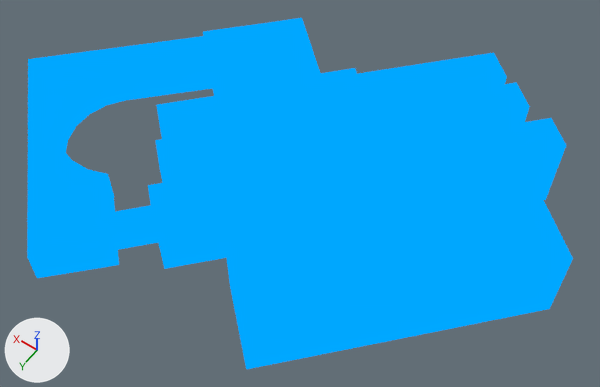
One commit to the glTF model undefined.glb: the scene before it, then after it.
Camera for both pictures: a camera (50 mm lens) standing at (-34.7, 48.5, 85.5) and looking at (0.9, -1.4, 7.2). Lighting does not change. The marker at lower left points along +X, +Y and +Z. Where no turn or scale is listed for an object, it has been applied to the vertices.
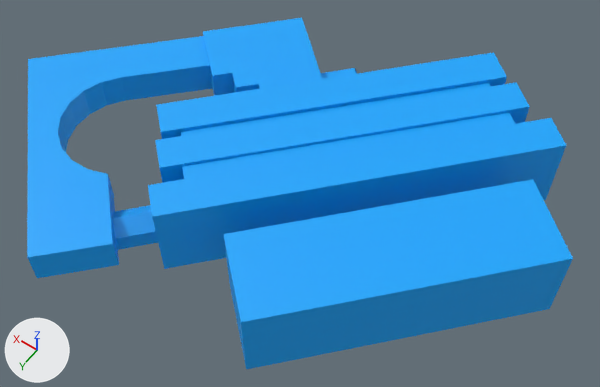
Edits to the bpy script that builds the scene:
```text
Change mat_basic:
    remove n0 = _N.new('ShaderNodeEmission'); n0.name = 'Emission'
    remove n0.inputs[0].default_value = (0.0, 0.387, 1.0, 1.0)  # 'Color', blue #00a7ff
    remove n1 = _N.new('ShaderNodeLightPath'); n1.name = 'Light Path'
    remove n2 = _N.new('ShaderNodeBsdfTransparent'); n2.name = 'Transparent BSDF'
    remove n3 = _N.new('ShaderNodeMixShader'); n3.name = 'Mix Shader'
    add n5 = _N.new('ShaderNodeBsdfPrincipled'); n5.name = 'Principled BSDF'
    add n5.inputs[0].default_value = (0.0, 0.387, 1.0, 1.0)  # 'Base Color', blue #00a7ff
    where n4 = _N.new('ShaderNodeOutputMaterial'); n4.name = 'Material Output'
    remove _L.new(n1.outputs[0], n3.inputs[0])  # 'Is Camera Ray' to 'Factor'
    remove _L.new(n2.outputs[0], n3.inputs[1])  # 'BSDF' to 'Shader'
    remove _L.new(n0.outputs[0], n3.inputs[2])  # 'Emission' to 'Shader'
    remove _L.new(n3.outputs[0], n4.inputs[0])  # 'Shader' to 'Surface'
    add _L.new(n5.outputs[0], n4.inputs[0])  # 'BSDF' to 'Surface'
```

Location of each change, [x1, y1, x2, y2] in pixels of the pictures (600 x 387 px):
'Cube (2)', recoloured
    both: [148, 18, 566, 269]
'Cube (1)', recoloured
    both: [223, 179, 573, 369]
'Arch', recoloured
    both: [27, 36, 212, 278]
'Cube', recoloured
    both: [113, 205, 158, 250]
